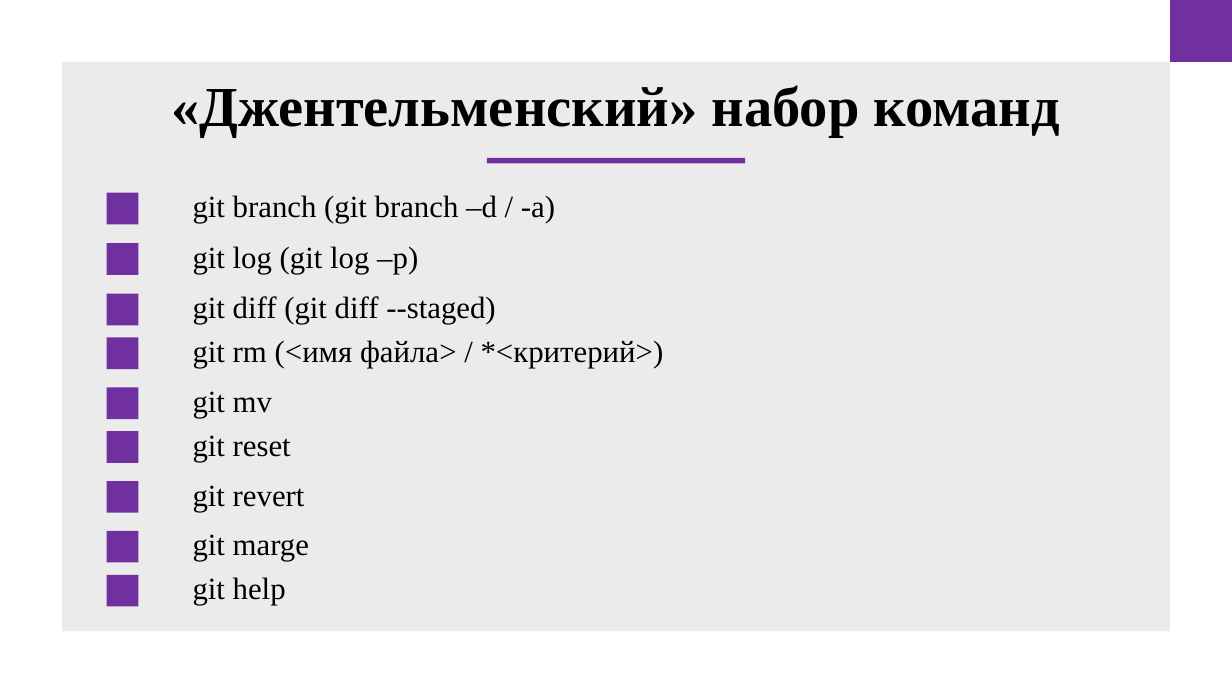
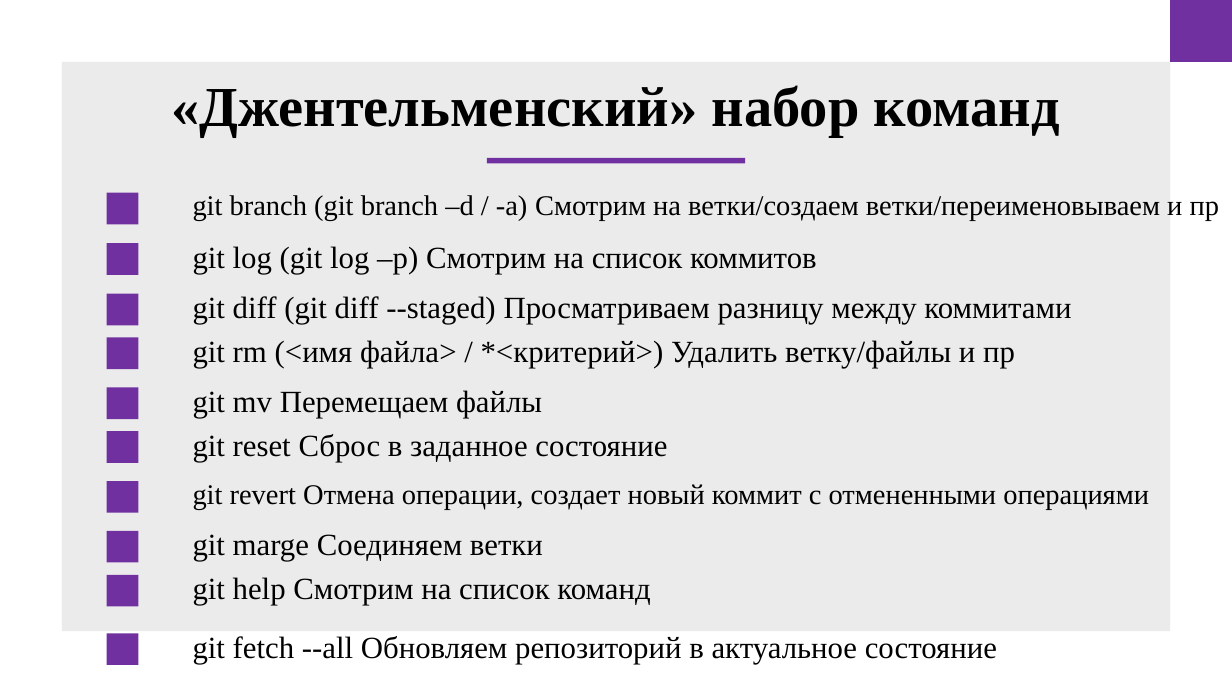
Before and after one commit to doshenka/akademy_files, a slide deck: slide 27 of преза на 11-23-24.pptx (slide 25 before the commit). Drawn at 1232x693 pixels with LibreOffice and Linux fonts; fonts in the diff are those of the drawing. Boxes give left, top, right and bottom in pixels: in the first picture for what was removed or moved away, otherwise in the second. Text is boxed around its words. In the diff, an @@ line names an element or a change of style, - is before the commit and + after.

```diff
--- a/преза на 11-23-24.pptx
+++ b/преза на 11-23-24.pptx
@@ text at [193, 195, 1219, 221]: text changed; size 24 to 22.2 pt @@
-git branch (git branch –d / -a)
+git branch (git branch –d / -a) Смотрим на ветки/создаем ветки/переименовываем и пр
@@ text at [193, 246, 817, 274]: text changed @@
-git log (git log –p)
+git log (git log –p) Смотрим на список коммитов
@@ text at [193, 296, 1071, 324]: text changed @@
-git diff (git diff --staged)
+git diff (git diff --staged) Просматриваем разницу между коммитами
@@ text at [193, 340, 1015, 368]: text changed @@
-git rm (<имя файла> / *<критерий>)
+git rm (<имя файла> / *<критерий>) Удалить ветку/файлы и пр
@@ text at [193, 390, 542, 418]: text changed @@
-git mv
+git mv Перемещаем файлы
@@ text at [193, 434, 667, 462]: text changed @@
-git reset
+git reset Сброс в заданное состояние
@@ text at [193, 484, 1149, 510]: text changed; size 24 to 22.2 pt @@
-git revert
+git revert Отмена операции, создает новый коммит с отмененными операциями
@@ text at [193, 534, 543, 562]: text changed @@
-git marge
+git marge Соединяем ветки
@@ text at [193, 577, 650, 606]: text changed @@
-git help
+git help Смотрим на список команд
@@ rectangle added at [106, 633, 138, 665], fill #7030A0 @@
@@ text added at [193, 636, 997, 664], 24 pt, text #000000 @@
+git fetch --all Обновляем репозиторий в актуальное состояние
```
Also in this commit, not shown: 1 other slide changed, 13 slides added, 11 slides removed.
